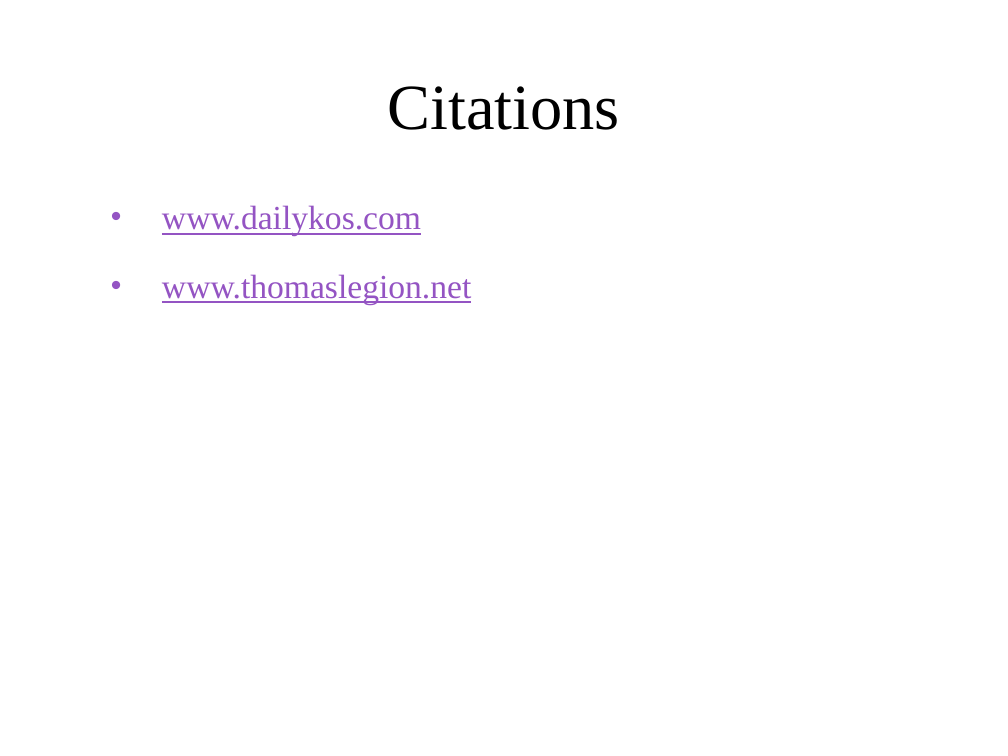
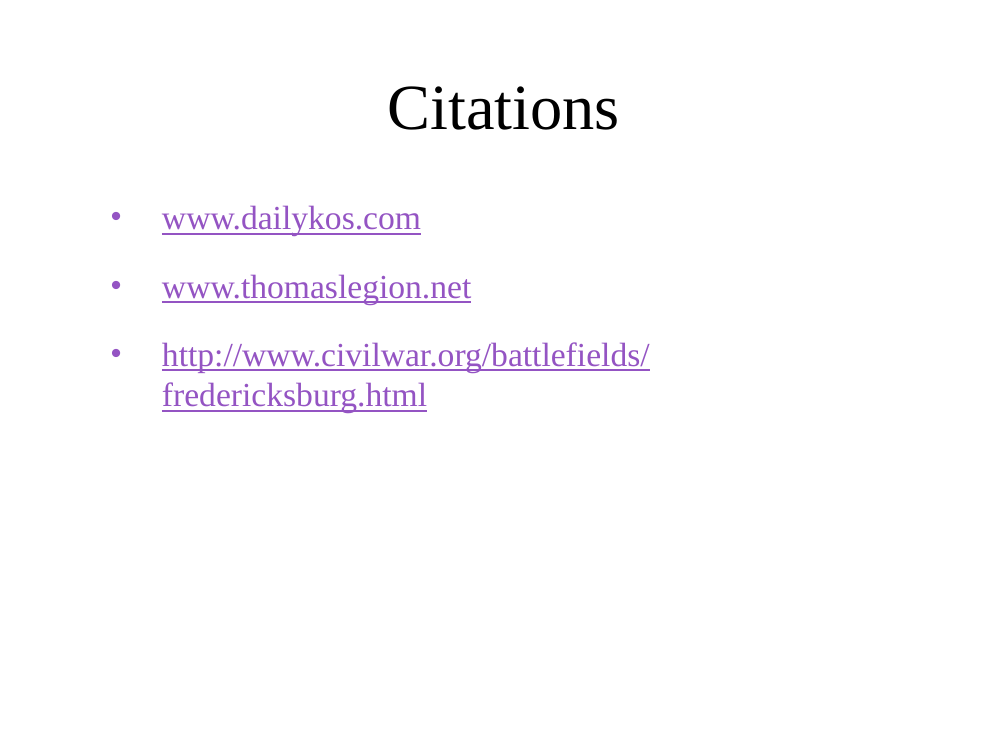
Before and after one commit to ngb3748/SS-Archive-proj, a slide deck: slide 35 of Archive project.pptx (slide 34 before the commit). Drawn at 1008x756 pixels with LibreOffice and Linux fonts; fonts in the diff are those of the drawing; background and template pictures are left out. Boxes give left, top, right and bottom in pixels: in the first picture for what was removed or moved away, otherwise in the second. Text is boxed around its words. In the diff, an @@ line names an element or a change of style, - is before the commit and + after.

```diff
--- a/Archive project.pptx
+++ b/Archive project.pptx
@@ text at <box>162,342,650,413</box>: paragraph added @@
+• http://www.civilwar.org/battlefields/fredericksburg.html
```
Also in this commit, not shown: 1 other slide changed, 1 slide added.
